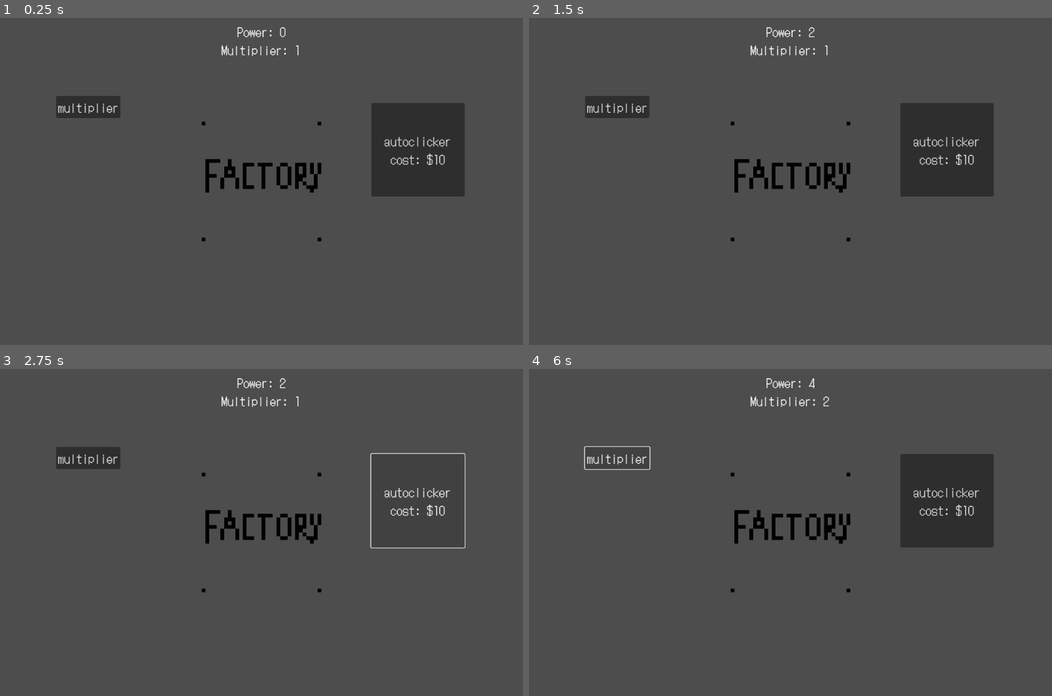
Above: before the commit, frames 1-4 (two rows, left to right).
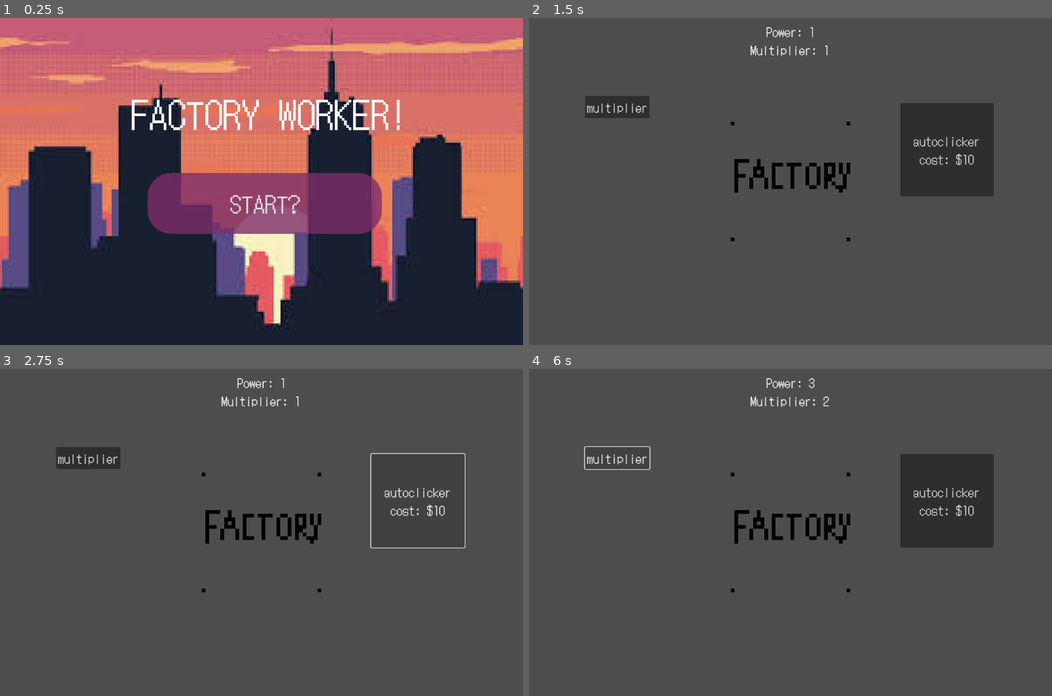
Above: after the commit, the same moments.

Repository: chu0029/SusGame
Game: Godot game, scene res://scenes/menu_start.tscn
Two runs of this game, one before a commit and one after it. Both use one fixed random seed, a clock stepped at 60 frames per second and the inputs below. Before the commit the project starts from res://scenes/gametest.tscn.
Inputs (mouse positions are in pixels of both pictures, inside the frame that each line leads up to):
- Up to frame 1 (0.25 s): no input
- Up to frame 2 (1.5 s): click (795, 204) at 0.5 s, where only the run after the commit has a clickable "START?"; click (790, 181) at 1.25 s
- Up to frame 3 (2.75 s): click "autoclicker cost: $10" at 2 s
- Up to frame 4 (6 s): click (790, 532) at 2.75 s; click "autoclicker cost: $10" at 3.5 s; click (790, 532) at 4.25 s; click "autoclicker cost: $10" at 5 s; click "multiplier" at 5.75 s

The runs differ from the first frame. In frame 1, 98% of the frame differs, in the area x 0-100%, y 0-100%; in frame 2, less than 0.1%; in frame 3, less than 0.1%; in frame 4, less than 0.1%.

Commit message:
menu scene placeholder
RAHHHHHH

Diff:
--- a/project.godot
+++ b/project.godot
@@ -11,7 +11,7 @@
 [application]
 
 config/name="SusGame"
-run/main_scene="uid://ikdew4lo1lg8"
+run/main_scene="uid://uagqm7agdako"
 config/features=PackedStringArray("4.4", "Forward Plus")
 config/icon="res://icon.svg"
 
--- /dev/null
+++ b/scenes/menu_start.tscn
@@ -0,0 +1,88 @@
+[gd_scene load_steps=8 format=3 uid="uid://uagqm7agdako"]
+
+[ext_resource type="Script" uid="uid://c07hputae2uq7" path="res://scripts/menu_start_script.gd" id="1_tc6ix"]
+[ext_resource type="Texture2D" uid="uid://0mbegryy0420" path="res://city pixal placeholder.jpg" id="2_4jmj5"]
+[ext_resource type="FontFile" uid="uid://dd1g3ubwksw" path="res://DOTGOTHIC16.TTF" id="3_phe8i"]
+
+[sub_resource type="LabelSettings" id="LabelSettings_tc6ix"]
+font = ExtResource("3_phe8i")
+font_size = 79
+
+[sub_resource type="StyleBoxFlat" id="StyleBoxFlat_tc6ix"]
+bg_color = Color(0.489521, 0.177108, 0.418911, 0.8)
+border_width_left = 5
+border_width_top = 5
+border_width_right = 5
+border_width_bottom = 5
+border_blend = true
+corner_radius_top_left = 50
+corner_radius_top_right = 50
+corner_radius_bottom_right = 50
+corner_radius_bottom_left = 50
+
+[sub_resource type="StyleBoxFlat" id="StyleBoxFlat_phe8i"]
+bg_color = Color(0.247549, 0.0711574, 0.208018, 0.8)
+border_width_left = 5
+border_width_top = 5
+border_width_right = 5
+border_width_bottom = 5
+corner_radius_top_left = 50
+corner_radius_top_right = 50
+corner_radius_bottom_right = 50
+corner_radius_bottom_left = 50
+
+[sub_resource type="StyleBoxFlat" id="StyleBoxFlat_4jmj5"]
+bg_color = Color(0.489521, 0.177108, 0.418911, 0.8)
+corner_radius_top_left = 50
+corner_radius_top_right = 50
+corner_radius_bottom_right = 50
+corner_radius_bottom_left = 50
+
+[node name="menu start" type="Control"]
+layout_mode = 3
+anchors_preset = 15
+anchor_right = 1.0
+anchor_bottom = 1.0
+grow_horizontal = 2
+grow_vertical = 2
+script = ExtResource("1_tc6ix")
+
+[node name="TextureRect" type="TextureRect" parent="."]
+layout_mode = 1
+anchors_preset = 15
+anchor_right = 1.0
+anchor_bottom = 1.0
+grow_horizontal = 2
+grow_vertical = 2
+texture = ExtResource("2_4jmj5")
+
+[node name="Label" type="Label" parent="TextureRect"]
+layout_mode = 1
+anchors_preset = 5
+anchor_left = 0.5
+anchor_right = 0.5
+offset_left = -280.0
+offset_top = 146.0
+offset_right = 313.0
+offset_bottom = 261.0
+grow_horizontal = 2
+text = "Factory worker!"
+label_settings = SubResource("LabelSettings_tc6ix")
+horizontal_alignment = 1
+vertical_alignment = 1
+uppercase = true
+
+[node name="Button" type="Button" parent="."]
+layout_mode = 0
+offset_left = 316.0
+offset_top = 332.0
+offset_right = 818.0
+offset_bottom = 462.0
+theme_override_fonts/font = ExtResource("3_phe8i")
+theme_override_font_sizes/font_size = 50
+theme_override_styles/hover = SubResource("StyleBoxFlat_tc6ix")
+theme_override_styles/pressed = SubResource("StyleBoxFlat_phe8i")
+theme_override_styles/normal = SubResource("StyleBoxFlat_4jmj5")
+text = "START?"
+
+[connection signal="pressed" from="Button" to="." method="_on_button_pressed"]
--- /dev/null
+++ b/scripts/menu_start_script.gd
@@ -0,0 +1,11 @@
+extends Control
+
+
+func _ready():
+	pass
+
+
+
+
+func _on_button_pressed() -> void:
+	get_tree().change_scene_to_file("res://scenes/gametest.tscn")
Binary file added: button placeholder.jpg
Not shown, added: button placeholder.jpg.import
Binary file added: city pixal placeholder.jpg
Not shown, added: city pixal placeholder.jpg.import
Not shown, added: scripts/menu_start_script.gd.uid
